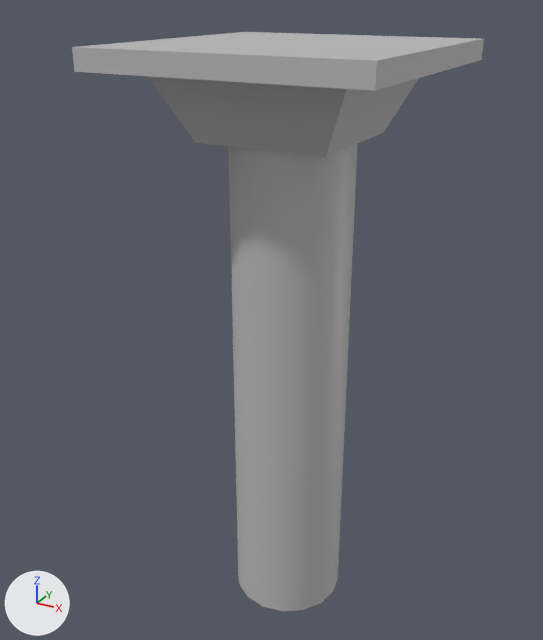
The FBX model Assets/MotherDuckLEVELS/Team006DemocraticRepublicOfQuack/Meshes/Karim/Pillar_Sunken_002.fbx: old version first, new version second.
One viewpoint serves both versions: a 50 mm camera at (8.04, -8.86, 9.94) aimed at (3.72, -0.99, 6.01). Every picture has the same lights, and +X, +Y and +Z are marked at lower left. Where no turn or scale is listed for an object, it has been applied to the vertices.

In view in the first picture: 'Pillar_Sunken_002'.
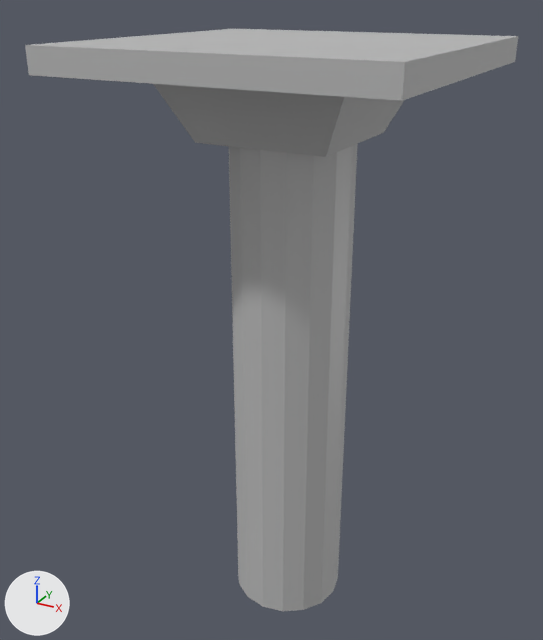
Boxes (x1, y1, x2, y2) around the edits, measured in the pictures (543 x 640 px; the box of a moved part takes in the faces that stretch with it):
'Pillar_Sunken_002', reshaped (20% wider): before (72, 32, 484, 611); after (25, 29, 518, 611)
part 1 of me_mesh, moved or reshaped: before (72, 32, 484, 91); after (25, 29, 518, 101)

The edits, one by one:
me_mesh has 50 vertices, 60 faces and spans x -1.65..1.65, y -1.72..1.72, z -2.76..4.72.
me_mesh is used by ob_pillar_sunken_002; location (4.0, -0.98, 4.68).
me_mesh part 1: the loose piece of 8 vertices spanning x -1.65..1.65, y -1.72..1.72, z 4.48..4.72 is scaled about its middle by (1.21, 1.16, 1.21), then moved by (0.0, -0.03, 0.0).
